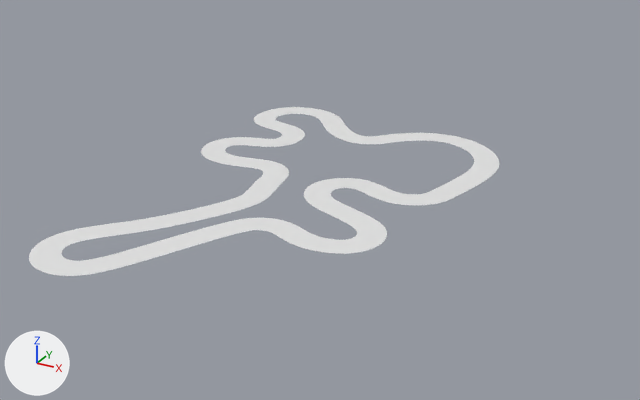
The Blender file resources/models/track/track.blend as it was, and as the next commit left it.
Both versions are drawn from a camera (50 mm lens) standing at (133.0, -316.0, 150.0) and looking at (-28.0, -23.0, 3.0). Arrows for +X, +Y and +Z are at lower left; the lights stay in place.

Script lines for the objects in view, before the commit:
```python
ob_track = bpy.data.objects.new('Track', cu_nurbspath_002)
ob_track.location = (6.2, 0.0, 5.9)
ob_track.rotation_euler = (0.0, 0.0, -1.571)  # degrees (0, 0, -90)
ob_track.scale = (7.36, 7.36, 7.36)
```
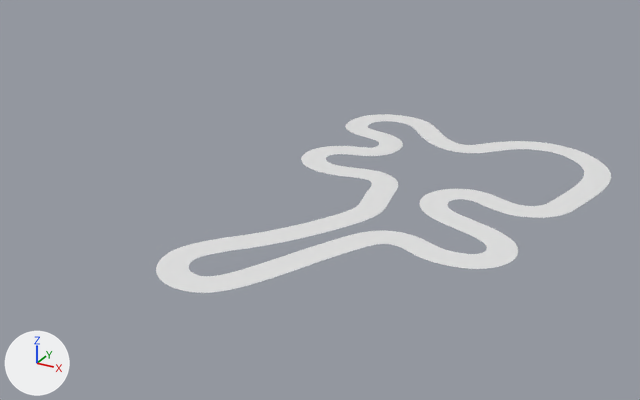
Edits to the bpy script that builds the scene:
```text
Add me_nurbspath_002:
    me_nurbspath_002.from_pydata(...)  # 1224 vertices, 612 faces; spans x -12.6..15.2, y -8.4..9.9, z 0.0
Change ob_track:
    ob_track: bpy.data.objects.new('Track', cu_nurbspath_002) -> bpy.data.objects.new('Track', me_nurbspath_002)
    ob_track.location: (6.2, 0.0, 5.9) -> (0.0, 0.0, 4.0)
```

Location of each change, (x1, y1, x2, y2) in pixels of the pictures (640 x 400 px):
'Track', reshaped, moved: before (29, 107, 499, 276); after (156, 114, 611, 293)
